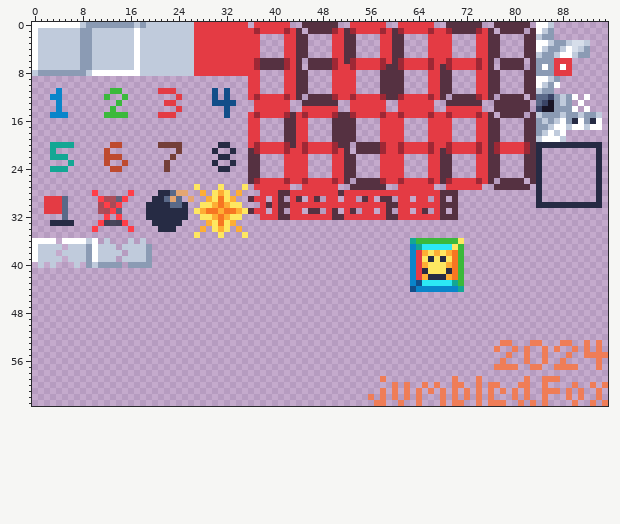
Sprite sheet, stored at resources/spritesheet.png. That is the earlier state.
The file is 96x64 pixels.
And afterwards:
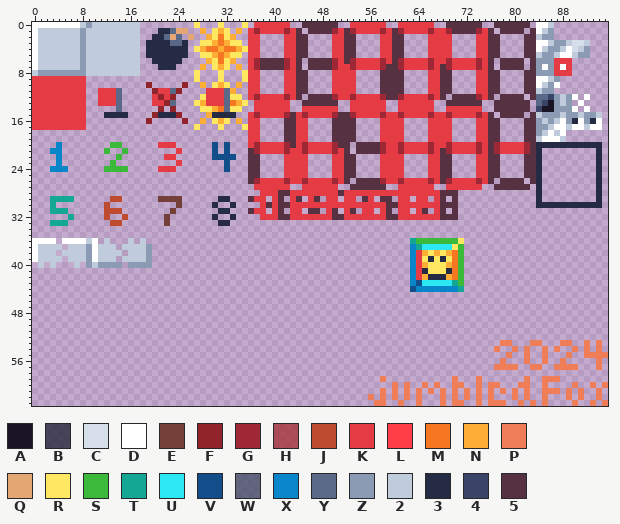
Palette (. is transparent): A #181425  B #1f2334bf  C #d6deea  D #ffffff  E #743f39  F #90242a  G #9e2835  H #a52e34bf  J #be4a2f  K #e43b44  L #ff3e48  M #f77622  N #feae34  P #ef7d57  Q #e4a672  R #fee761  S #3bb93b  T #13a794  U #2ce8f5  V #124e89  W #444e64bf  X #0985ca  Y #5a6988  Z #8b9bb4  2 #c0cbdc  3 #262b44  4 #3a4466  5 #553141
Change:
@@ x 0..37 @@
- 0 DDDDDDDD2ZZZZZZZZ2Z22222222KKKKKKKKK.K
- 1 D2222222ZZ2222222D222222222KKKKKKKKKKG
- 2 D2222222ZZ2222222D222222222KKKKKKKKKKK
- 3 D2222222ZZ2222222D222222222KKKKKKKKKKK
- 4 D2222222ZZ2222222D222222222KKKKKKKKKKK
- 5 D2222222ZZ2222222D222222222KKKKKKKKKKK
- 6 D2222222ZZ2222222D222222222KKKKKKKKKKG
- 7 D2222222ZZ2222222D222222222KKKKKKKKKKG
- 8 2ZZZZZZZZ2DDDDDDDD222222222KKKKKKKKKKK
- 9 ....................................KK
-10 ....................................KK
-11 ....X........SS......KKK......V.V...KK
-12 ...XX.......S..S........K.....V.V...KG
-13 ....X.........S.......KK......VVVV...K
-14 ....X........S..........K.......V....K
-15 ...XXX......SSSS.....KKK........V...KG
-16 ....................................KK
-17 ....................................KK
+ 0 DDDDDDDD2Z22222222.........R...R...R.K
+ 1 D2222222Z222222222...33YQQ..N.RNR.N.KG
+ 2 D2222222Z222222222..33YQY.Q..NRMRN..KK
+ 3 D2222222Z222222222.3333YY3..RRNMNRR.KK
+ 4 D2222222Z222222222.3333333.RNMMNMMNRKK
+ 5 D2222222Z222222222.3333333..RRNMNRR.KK
+ 6 D2222222Z222222222..33333....NRMRN..KG
+ 7 D2222222Z222222222...333....N.RNR.N.KG
+ 8 2ZZZZZZZZ222222222.........R...R...RKK
+ 9 KKKKKKKKK..................R...R...RKK
+10 KKKKKKKKK..........F.....F..N.RNR.N.KK
+11 KKKKKKKKK..KKKY.....FKKYF....KKKYN..KK
+12 KKKKKKKKK..KKKY.....KFKF....RKKKYRR.KG
+13 KKKKKKKKK..KKKY.....KKFY...RNKKKYMNR.K
+14 KKKKKKKKK.....Y......F.F....RRNMYRR..K
+15 KKKKKKKKK...3333....F333F....N3333..KG
+16 KKKKKKKKK..........F.....F..N.RNR.N.KK
+17 KKKKKKKKK..................R...R...RKK
 18 ....................................KK
 19 ....................................KK
-20 ...TTTT......JJ......EEEE......33...KG
-21 ...T........J...........E.....3..3..5G
-22 ...TTT......JJJ........E.......33...55
-23 ......T.....J..J......E.......3..3..55
-24 ...TTT.......JJ.......E........33...55
+20 ....X........SS......KKK......V.V...KG
+21 ...XX.......S..S........K.....V.V...5G
+22 ....X.........S.......KK......VVVV..55
+23 ....X........S..........K.......V...55
+24 ...XXX......SSSS.....KKK........V...55
 25 ....................................55
 26 ....................................5G
-27 ...........................R...R...R.K
-28 ..........L.....L....33YQQ..N.RNR.N...
-29 ..KKKY.....LHHWL....33YQY.Q..NRMRN..5K
-30 ..KKKY.....HLHL....3333YY3..RRNMNRR...
-31 ..KKKY.....HHLW....3333333.RNMMNMMNR5K
-32 .....Y......L.L....3333333..RRNMNRR...
-33 ...3333....LBBBL....33333....NRMRN....
-34 ..........L.....L....333....N.RNR.N...
-35 ...........................R...R...R..
+27 .....................................K
+28 ......................................
+29 ...TTTT......JJ......EEEE......33...5K
+30 ...T........J...........E.....3..3....
+31 ...TTT......JJJ........E.......33...5K
+32 ......T.....J..J......E.......3..3....
+33 ...TTT.......JJ.......E........33.....
+34 ......................................
+35 ......................................
 36 DDDD.DDDD2D.2...2.2...................
Where, in picture pixels (left, top, right, bottom), the same in both pictures:
changed: (32, 22, 248, 238)
